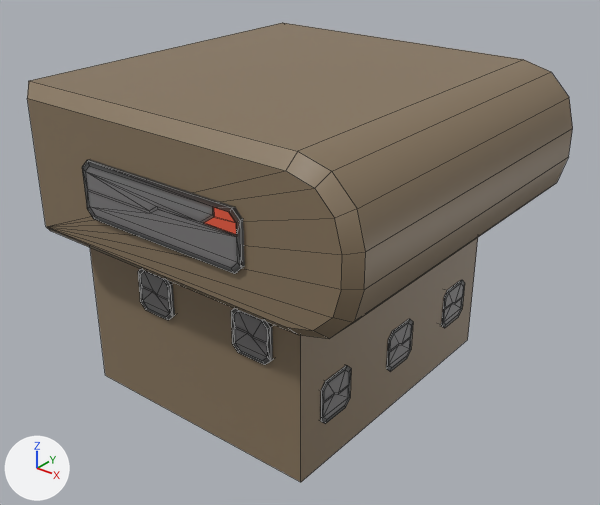
Renders of the FBX model Assets/Models/Crossing/Crossing_Buildings/Individual_Buildings/SouthWest_House_06.fbx from each side of a commit.
Rendered twice from a 50 mm camera at (0.077, -0.947, 0.298) aimed at (-0.196, -0.607, 0.087). The lights are fixed; the arrows at lower left show +X, +Y and +Z. Mesh edges are drawn as thin lines. Where no turn or scale is listed for an object, it has been applied to the vertices.

Objects in the first picture: 'SouthWest_House_06'.
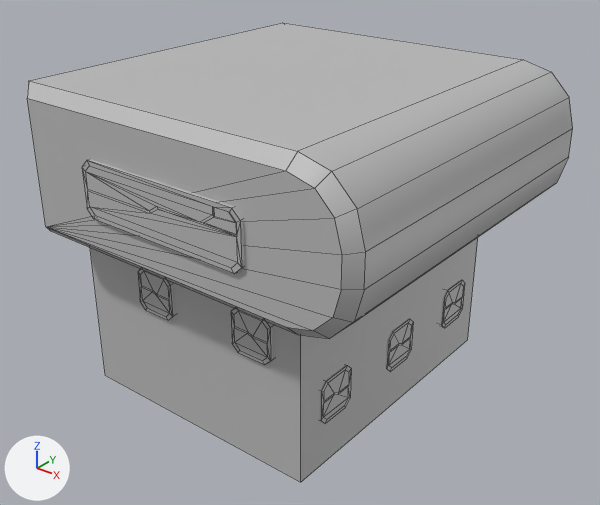
The change, as a diff of the scene's bpy script:
```diff
--- a/Assets/Models/Crossing/Crossing_Buildings/Individual_Buildings/SouthWest_House_06.fbx.py
+++ b/Assets/Models/Crossing/Crossing_Buildings/Individual_Buildings/SouthWest_House_06.fbx.py
@@ mat_environment_02 @@
+mat_environment_02 = principled_material('Environment_02')
+mat_environment_02.base_color = (0.5, 0.5, 0.5)  # grey #bcbcbc
@@ me_mesh @@
 me_mesh.from_pydata(...)  # 360 vertices, 346 faces; spans x -0.106..0.106, y -0.111..0.111, z -0.095..0.095
 # used by ob_southwest_house_06; location = (-0.1931, -0.5993, 0.0949)
+# me_mesh part 1: all 342 faces that had it switch from mat_flatcolorbase3 (picture img_plaza_04_diffuse_jpg) to mat_environment_02 (grey #bcbcbc)
+# me_mesh part 2: all 4 faces that had it switch from mat_light_illuminate3 (picture img_lights_jpg) to mat_environment_02 (grey #bcbcbc)
```

Boxes [x1, y1, x2, y2] around the edits, measured in the pictures (600 x 505 px):
part 1 of me_mesh, recoloured (brown to grey): [27, 23, 573, 482] in both
part 2 of me_mesh, recoloured (red to grey): [204, 207, 236, 234] in both
